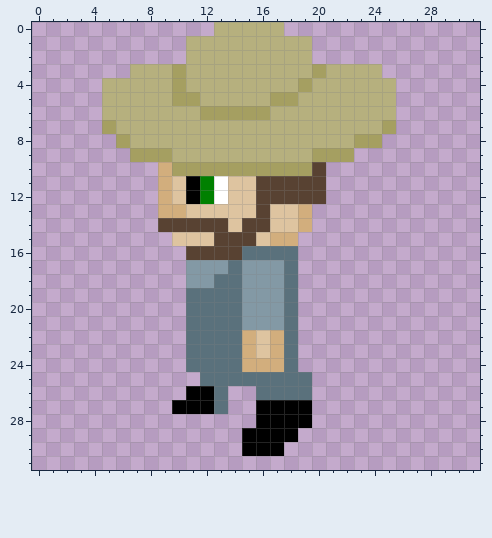
Two versions of one pixel-art sprite, LudumDare37.gmx/sprites/images/sprPlayerLeft_2.png. The first picture shows the starting point.
The file is 32x32 pixels.
New version:
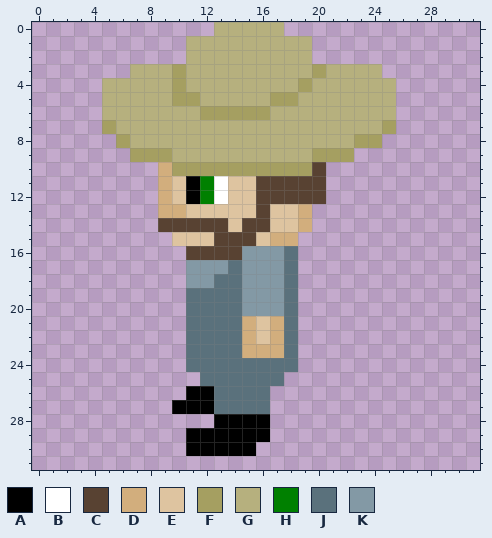
Palette (. is transparent): A #000000  B #ffffff  C #584232  D #d2ae7d  E #dec4a0  F #a59f61  G #b6b07e  H #008000  J #5a717c  K #8399a5
From old to new:
y 16: x 15..17 JJJ -> KKK
y 21: x 15..17 KKK -> DED
y 23: x 16 E -> D
y 24: x 15..17 DDD -> JJJ
y 25: x 18..19 JJ -> ..
y 26: x 14..15 .. -> JJ; x 17..19 JJJ -> ...
y 27: x 14..19 ..AAAA -> JJJ...
y 28: x 13..15 ... -> AAA; x 17..19 AAA -> ...
y 29: x 11..14 .... -> AAAA; x 17..18 AA -> ..
y 30: x 11..14 .... -> AAAA; x 16..17 AA -> ..
